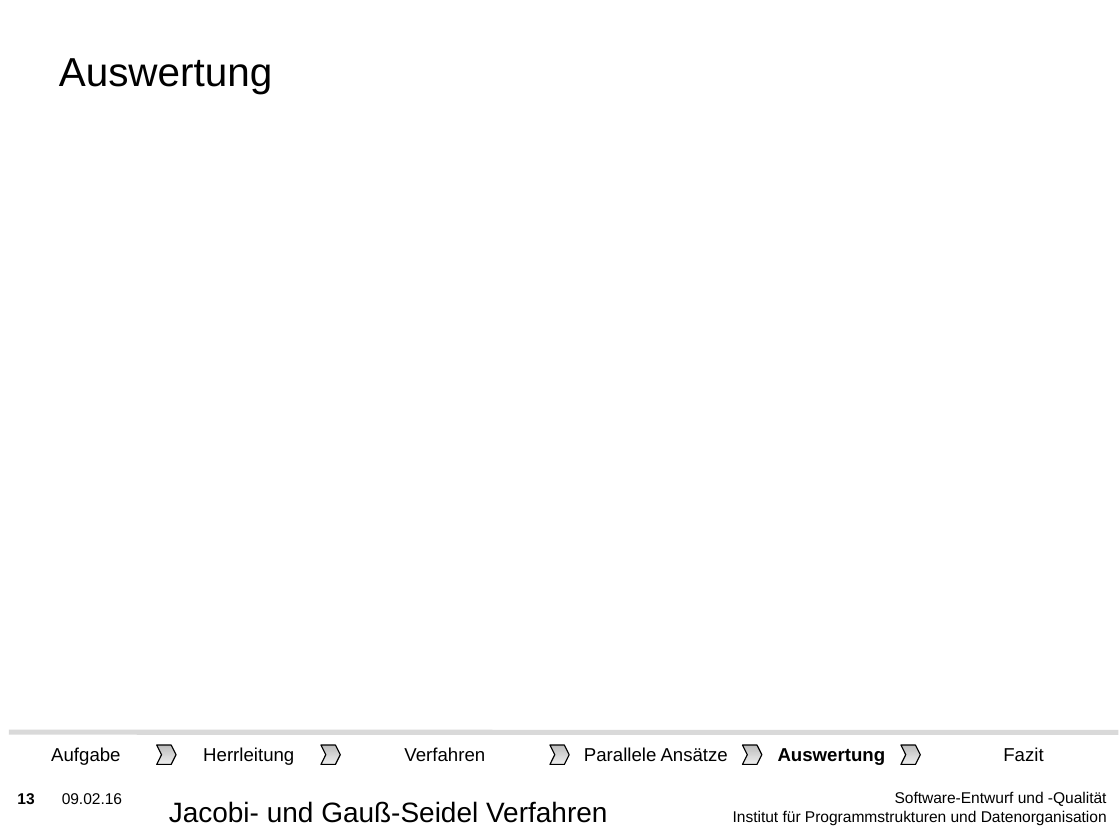
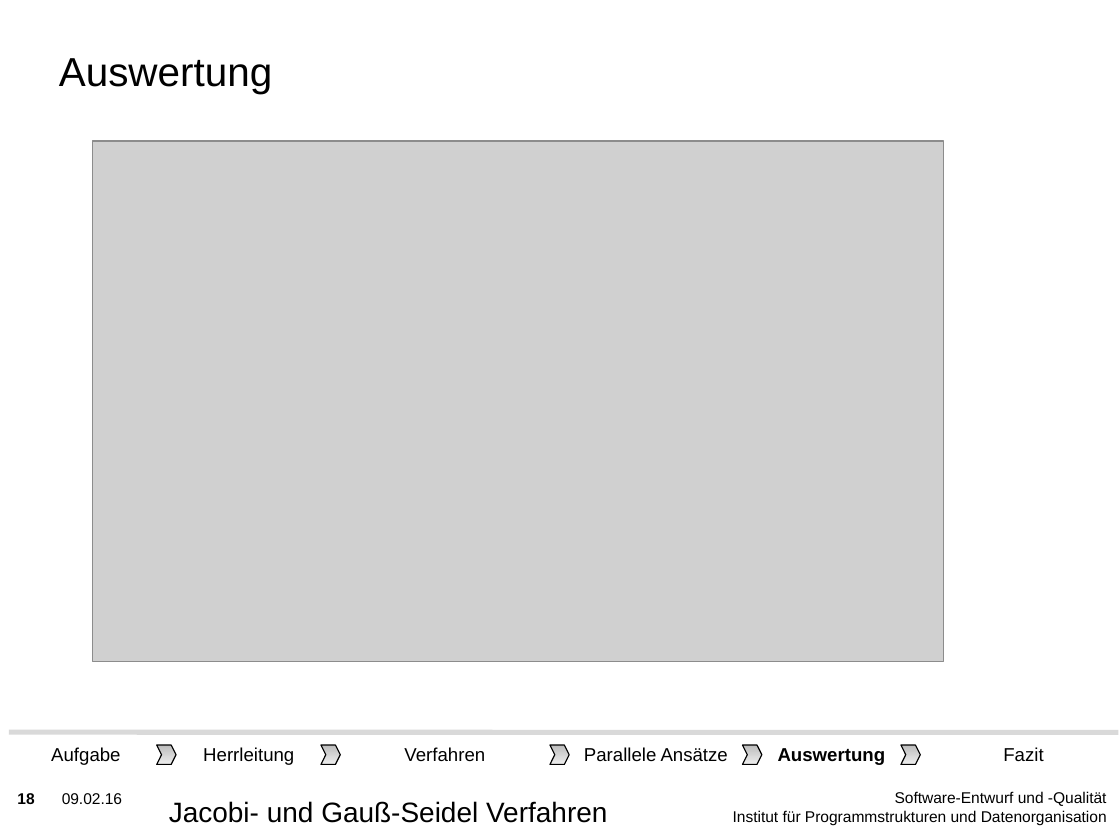
Before and after one commit to lutteropp/parallelDG, a slide deck: slide 18 of präsident/KIT-Masterslides-DE-SDQ.odp (slide 13 before the commit). Drawn at 1120x840 pixels with LibreOffice and Linux fonts; fonts in the diff are those of the drawing; grey boxes stand for pictures; background and template pictures are left out. Boxes give left, top, right and bottom in pixels: in the first picture for what was removed or moved away, otherwise in the second. Text is boxed around its words. In the diff, an @@ line names an element or a change of style, - is before the commit and + after.

```diff
--- a/präsident/KIT-Masterslides-DE-SDQ.odp
+++ b/präsident/KIT-Masterslides-DE-SDQ.odp
@@ picture added at (93, 141, 944, 662) @@
@@ page number at (17, 793, 34, 804): text changed @@
-13
+18
```
Also in this commit, not shown: 3 other slides changed, 6 slides added, 53 other files.
